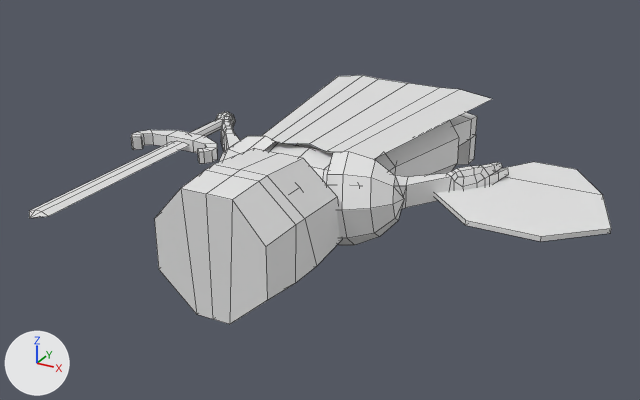
Two versions of the OBJ model Resources/characters/knight/knight.obj, one commit apart.
One viewpoint serves both versions: a camera (50 mm lens) standing at (7.95, -19.32, 6.75) and looking at (0.04, -4.94, -0.44). The lights are fixed; the arrows at lower left show +X, +Y and +Z. Mesh edges are drawn as thin lines. Materials are left out; every surface is plain grey. Where no turn or scale is listed for an object, it has been applied to the vertices. Vertices at the same position are counted once.

The first picture shows 'male.003_Plane.004'.
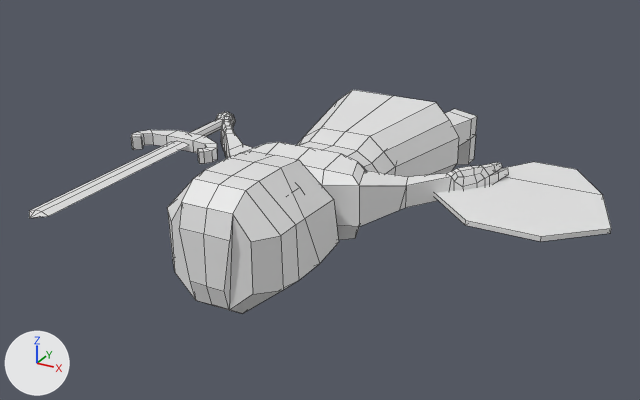
The change, as a diff of the scene's bpy script:
```diff
--- a/Resources/characters/knight/knight.obj.py
+++ b/Resources/characters/knight/knight.obj.py
@@ me_male_003_plane_004 @@
 # used by ob_male_003_plane_004; location = (0.0, 0.0, 0.0)
-me_male_003_plane_004.from_pydata(...)  # 641 vertices, 604 faces; spans x -4.76..5.66, y -9.08..0.02, z -1.32..1.16
+me_male_003_plane_004.from_pydata(...)  # 598 vertices, 582 faces; spans x -4.76..5.66, y -9.08..0.02, z -1.32..1.15
+# me_male_003_plane_004 part 1: the loose piece of 21 vertices spanning x -1.99..-0.63, y -6.35..-5.21, z -0.93..0.91 is deleted
+# me_male_003_plane_004 part 2: the loose piece of 21 vertices spanning x 0.63..1.99, y -6.35..-5.21, z -0.93..0.91 is deleted
+# me_male_003_plane_004 part 3: the loose piece of 14 vertices spanning x -1.99..1.99, y -5.53..-0.31, z 0.71..0.87 is deleted
+# me_male_003_plane_004 part 4
+# 5 vertices are removed from x -1.11..1.11, y -8.67, z -0.57..1.09
+# 12 faces are deleted
+# 5 vertices in x -1.13..1.13, y -6.42..-6.05, z -0.59..1.05 move by (0.0, -0.14, 0.0)
+# 4 vertices in x -1.2..1.2, y -7.9..-7.17, z -0.62..-0.61 move by (0.0, 0.11, 0.0)
+# 3 vertices in x -0.54..0.54, y -7.68, z 1.16 move by (0.0, 0.45, -0.02)
+# 11 vertices move from x -1.13..1.13, y -8.67..-5.9, z -1.25..1.09 to x -1.13..1.13, y -8.31..-6.07, z -1.29..1.12
+# 21 vertices are added at x -1.15..1.15, y -8.79..-8.23, z -0.98..1.12
+# 28 new faces join them
```

Where the change shows, as pixel boxes (x1, y1, x2, y2) in the pictures (640 x 400 px):
'male.003_Plane.004', reshaped (10% shorter): before (29, 75, 611, 324); after (29, 90, 611, 314)
part 1 of me_male_003_plane_004, deleted: before (219, 136, 275, 162)
part 2 of me_male_003_plane_004, deleted: before (327, 152, 404, 245)
part 3 of me_male_003_plane_004, deleted: before (262, 75, 491, 159)
part 4 of me_male_003_plane_004, built on: before (154, 149, 342, 324); after (167, 151, 339, 314)
